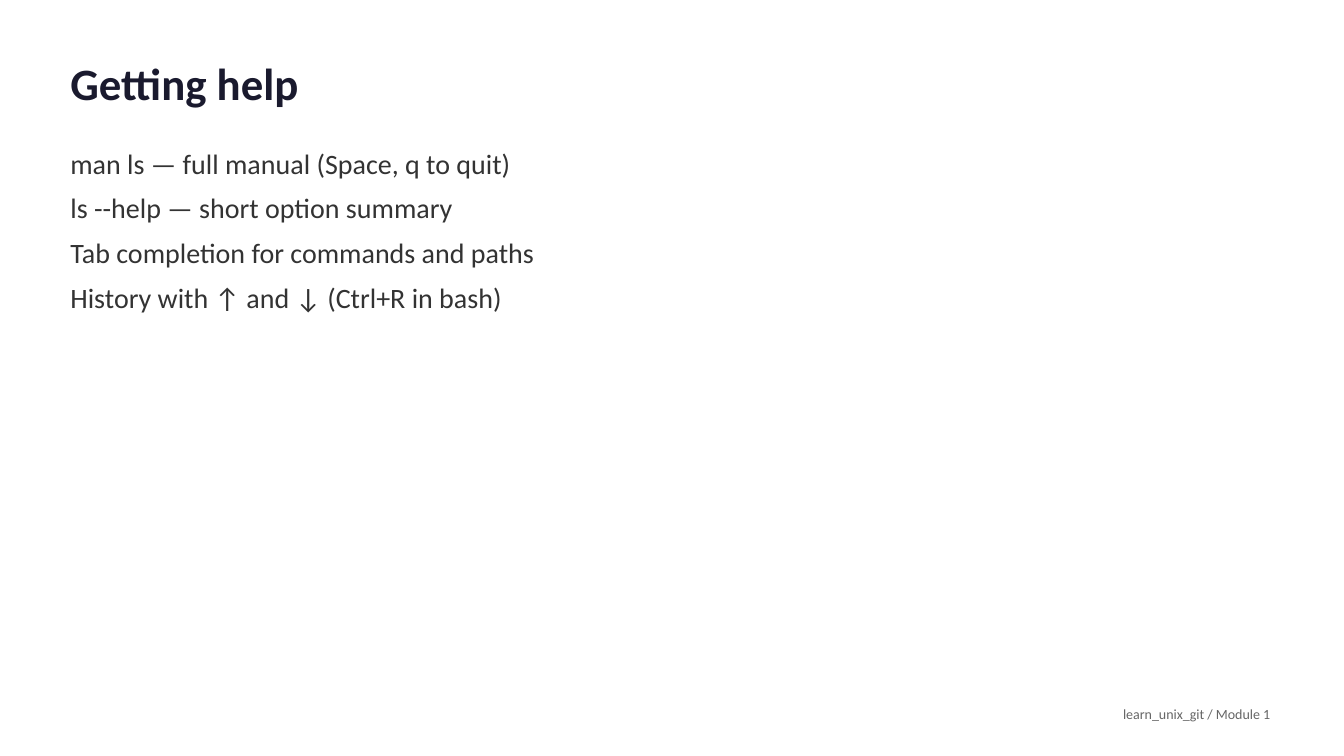
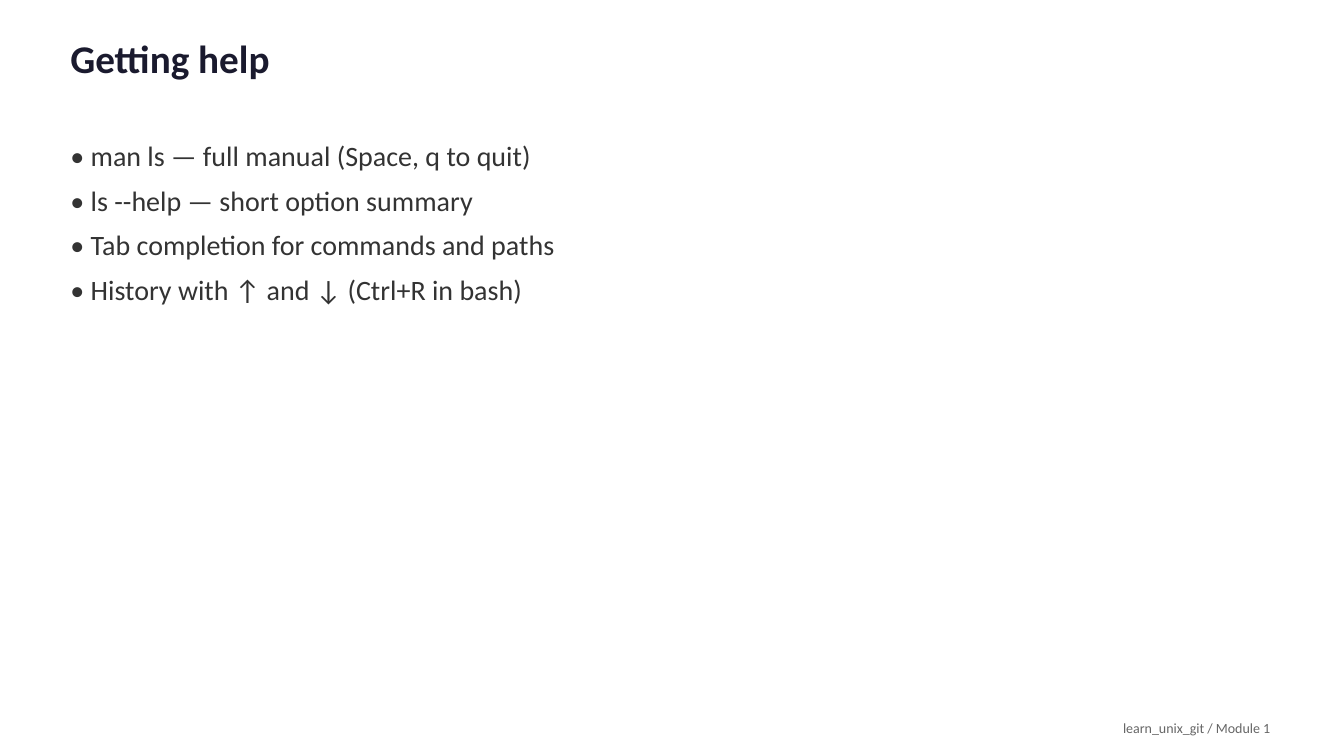
Before and after one commit to universal-verification-methodology/learn_unix_git, a slide deck: slide 17 of media/module1/slides.pptx. Drawn at 1344x756 pixels with LibreOffice and Linux fonts; fonts in the diff are those of the drawing. Boxes give left, top, right and bottom in pixels: in the first picture for what was removed or moved away, otherwise in the second. Text is boxed around its words. In the diff, an @@ line names an element or a change of style, - is before the commit and + after.

```diff
--- a/media/module1/slides.pptx
+++ b/media/module1/slides.pptx
@@ text "Getting help" at (70, 45, 269, 80): size 32 to 28 pt; line spacing 1 to 22pt @@
@@ text at (91, 145, 554, 305): text changed @@
-man ls — full manual (Space, q to quit)
-ls --help — short option summary
-Tab completion for commands and paths
-History with ↑ and ↓ (Ctrl+R in bash)
+• man ls — full manual (Space, q to quit)
+• ls --help — short option summary
+• Tab completion for commands and paths
+• History with ↑ and ↓ (Ctrl+R in bash)
@@ text "learn_unix_git / Module 1" at (1123, 723, 1270, 736): line spacing 1 to 22pt @@
```
Also in this commit, not shown: 19 other slides changed, 53 other files.
